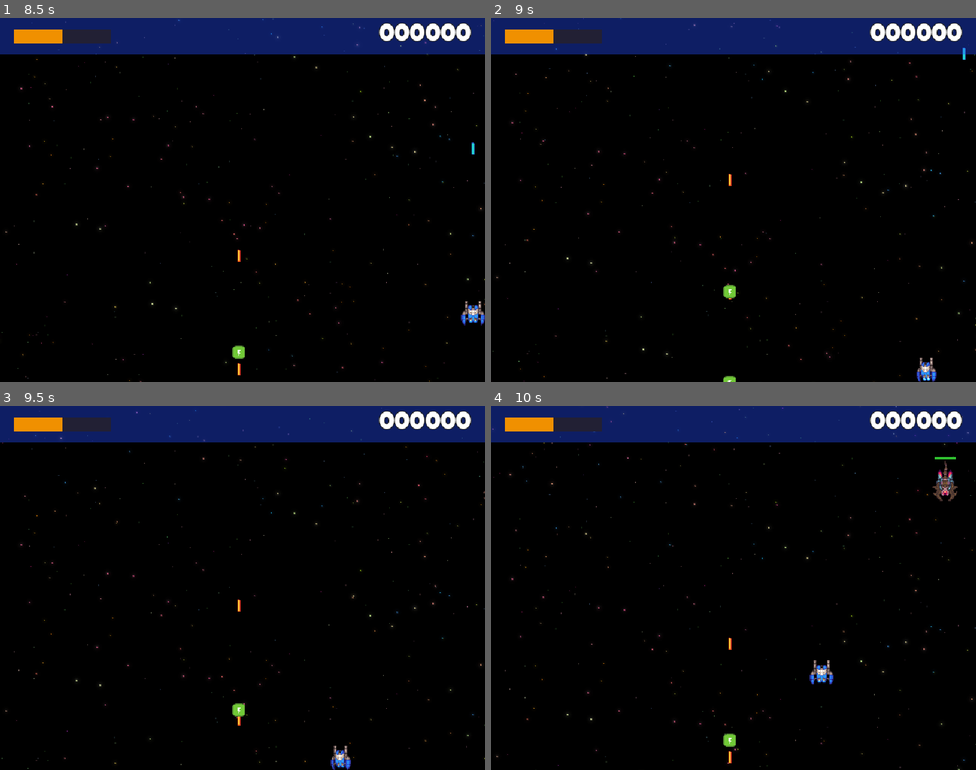
Above: before the commit, frames 1-4 (two rows, left to right).
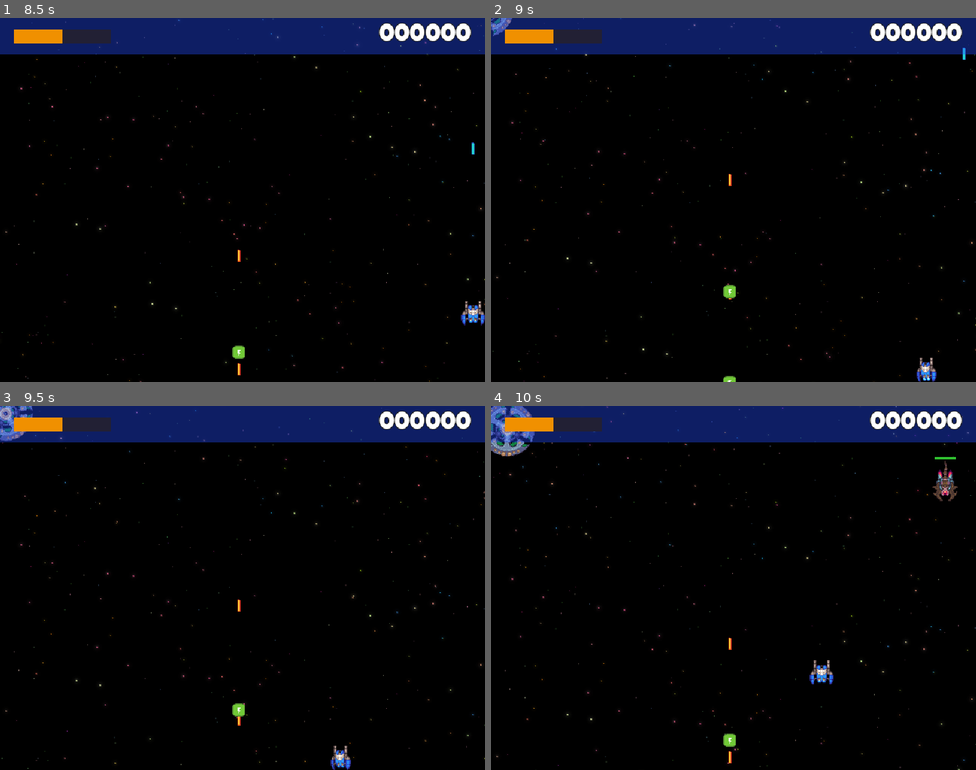
Above: after the commit, the same moments.

Repository: KaNywTipm/Final_Project_SpaceAce
Game: Godot game, scene res://Scenes/Level/Level.tscn
Two runs of this game, one before a commit and one after it. Both use one fixed random seed, a clock stepped at 60 frames per second and the inputs below.
Inputs:
- Up to frame 1 (8.5 s): hold D (right) 0.53-1.28 s; hold Space (shoot) 0.53-1.28 s; hold S (down) 1.28-2.03 s; tap T (test) every 1.5 s from 1.35 to 7.35 s; hold D (right) 2.03-2.78 s; hold Space (shoot) 2.03-2.78 s; hold W (up) 2.78-3.53 s; hold Space (shoot) 3.53-4.28 s; hold A (left) 3.53-5.03 s; hold S (down) 5.03-5.78 s; hold Space (shoot) 5.03-5.78 s; hold D (right) 5.78-6.53 s; hold W (up) 6.53-7.28 s; hold Space (shoot) 6.53-7.28 s; hold D (right) 7.28-8.03 s; hold S (down) from 8.03 s (still down); hold Space (shoot) from 8.03 s (still down)
- Up to frame 2 (9 s): release S (down) at 8.78 s; release Space (shoot) at 8.78 s; hold A (left) from 8.78 s (still down); tap T (test) at 8.85 s
- Up to frame 3 (9.5 s): keep holding A (left)
- Up to frame 4 (10 s): release A (left) at 9.53 s; hold W (up) from 9.53 s (still down); hold Space (shoot) from 9.53 s (still down)

Frame 1 is identical in both runs. In frame 2, 0.1% of the frame differs, in the area x 0-5%, y 0-5%; in frame 3, 0.4%; in frame 4, 0.8%, in the area x 0-10%, y 0-14%.

Commit message:
SaucerManager

Diff:
--- a/Scenes/Level/Level.tscn
+++ b/Scenes/Level/Level.tscn
@@ -6,6 +6,7 @@
 [ext_resource type="PackedScene" uid="uid://cs7twesq7bmwk" path="res://Scenes/Player/Player.tscn" id="3_4dwx7"]
 [ext_resource type="PackedScene" uid="uid://c8pkpg6y6ly4y" path="res://Scenes/ObjectMaker/ObjectMaker.tscn" id="4_k2uda"]
 [ext_resource type="PackedScene" uid="uid://cih4l47h18lxf" path="res://Scenes/WaveManager/WaveManager.tscn" id="4_lvwdj"]
+[ext_resource type="PackedScene" uid="uid://dr8amv2epyya" path="res://Scenes/SaucerManager/SaucerManager.tscn" id="5_aei0q"]
 [ext_resource type="AudioStream" uid="uid://t0l7khnjnye0" path="res://assets/sounds/loops/Mercury.wav" id="5_ksici"]
 [ext_resource type="PackedScene" uid="uid://b0ck5ev7q31md" path="res://Scenes/GameUi/GameUi.tscn" id="7_8gphe"]
 [ext_resource type="PackedScene" uid="uid://b0fxlch2i61oa" path="res://Scenes/GameOverUi/GameOverUi.tscn" id="8_lvwdj"]
@@ -18,6 +19,8 @@
 [node name="LevelBg" parent="." instance=ExtResource("1_3hkb6")]
 
 [node name="WaveManager" parent="." instance=ExtResource("4_lvwdj")]
+
+[node name="SaucerManager" parent="." instance=ExtResource("5_aei0q")]
 
 [node name="ObjectMaker" parent="." instance=ExtResource("4_k2uda")]
 
--- /dev/null
+++ b/Scenes/SaucerManager/SaucerManager.gd
@@ -0,0 +1,36 @@
+extends Node2D
+
+
+const SAUCER = preload("res://Scenes/Enemies/Saucer/Saucer.tscn")
+
+
+const WAIT_TIME = 6.0
+const WAIT_VARIATION = 1.0
+
+
+@onready var spawn_timer: Timer = $SpawnTimer
+@onready var paths: Node2D = $Paths
+
+
+var _path2Ds: Array[Path2D] = []
+
+# Called when the node enters the scene tree for the first time.
+func _ready() -> void:
+	for path in paths.get_children():
+		_path2Ds.append(path)
+	reset_timer()
+
+
+func reset_timer() -> void:
+	SpaceUtils.set_and_start_timer(spawn_timer, WAIT_TIME, WAIT_VARIATION)
+
+
+func spawn_saucer():
+	var saucer: Saucer = SAUCER.instantiate()
+	var path: Path2D = _path2Ds.pick_random()
+	path.add_child(saucer)
+	reset_timer()
+
+
+func _on_spawn_timer_timeout() -> void:
+	spawn_saucer()
--- /dev/null
+++ b/Scenes/SaucerManager/SaucerManager.tscn
@@ -0,0 +1,31 @@
+[gd_scene load_steps=4 format=3 uid="uid://dr8amv2epyya"]
+
+[ext_resource type="Script" uid="uid://b3u3wd7hvaea5" path="res://Scenes/SaucerManager/SaucerManager.gd" id="1_vxoqe"]
+
+[sub_resource type="Curve2D" id="Curve2D_dyio8"]
+_data = {
+"points": PackedVector2Array(0, 0, 0, 0, -59, -118, -272.25, 2.42, 272.25, -2.42, 320, 192, 0, 0, 0, 0, 743, -77)
+}
+point_count = 3
+
+[sub_resource type="Curve2D" id="Curve2D_vxoqe"]
+_data = {
+"points": PackedVector2Array(0, 0, 0, 0, 739, -92, 240.911, 18.634, -240.911, -18.634, 311, 189, 0, 0, 0, 0, -43, -109)
+}
+point_count = 3
+
+[node name="SaucerManager" type="Node2D"]
+script = ExtResource("1_vxoqe")
+
+[node name="Paths" type="Node2D" parent="."]
+
+[node name="Path2D" type="Path2D" parent="Paths"]
+curve = SubResource("Curve2D_dyio8")
+
+[node name="Path2D2" type="Path2D" parent="Paths"]
+curve = SubResource("Curve2D_vxoqe")
+
+[node name="SpawnTimer" type="Timer" parent="."]
+one_shot = true
+
+[connection signal="timeout" from="SpawnTimer" to="." method="_on_spawn_timer_timeout"]
Not shown: 1 places in Scenes/Level/Level.tscn that only renumber resources
Not shown, added: Scenes/SaucerManager/SaucerManager.gd.uid
